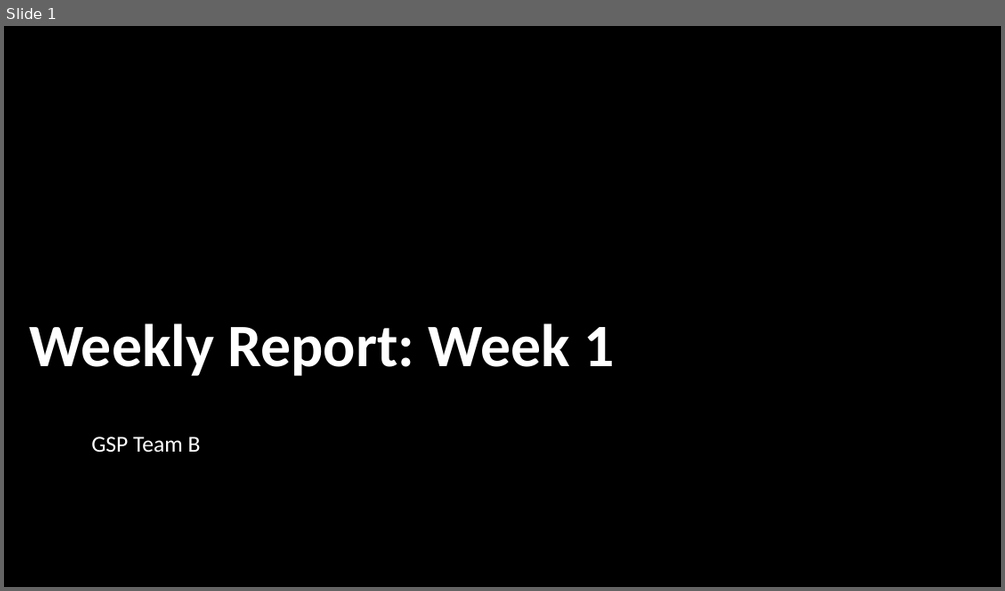
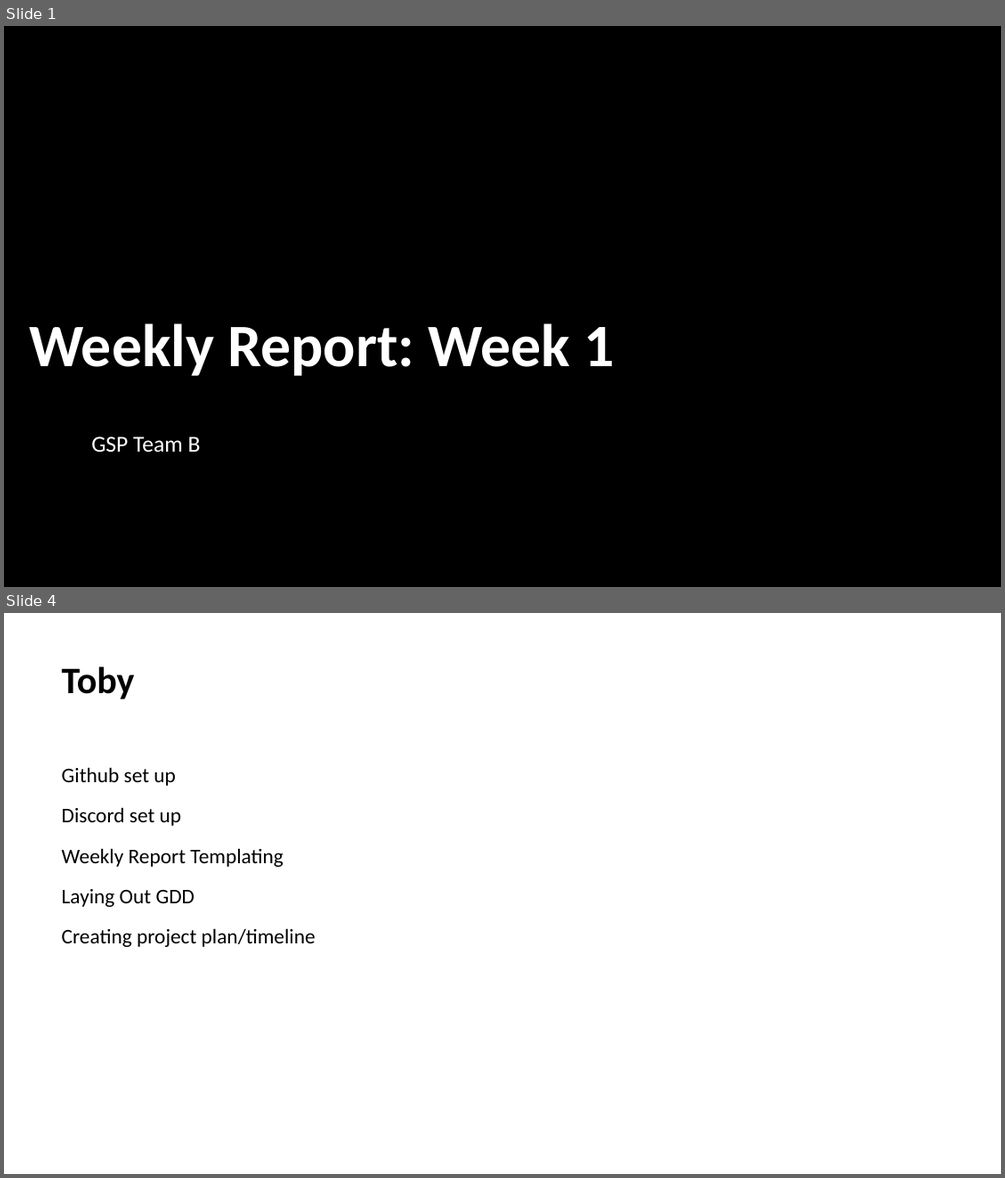
Before and after one commit to Toby-Withers/GSP-Team-B, a slide deck: Weekly Report 1.pptx. Shown one above the other, each under a label of ours: slide 1 before the commit, slides 1 and 4 after it; the slides between them are not shown. The pictures are 1005x591 and 1005x1178 pixels, drawn with LibreOffice and Linux fonts; fonts in the diff are those of the drawing; background and template pictures are left out. Boxes give left, top, right and bottom in pixels: in the first picture for what was removed or moved away, otherwise in the second. Text is boxed around its words. In the diff, an @@ line names an element or a change of style, - is before the commit and + after.

Commit message:
Weekly Report 1

```diff
--- a/Weekly Report 1.pptx
+++ b/Weekly Report 1.pptx
@@ slide 4 added at (x1=4, y1=613, x2=1001, y2=1174), background #FFFFFF @@
@@ title added at (x1=62, y1=666, x2=135, y2=699), 36 pt, text #000000, bold @@
+Toby
@@ text added at (x1=62, y1=767, x2=316, y2=947), 20 pt, text #000000 @@
+Github set up
+Discord set up
+Weekly Report Templating
+Laying Out GDD
+Creating project plan/timeline
```
Also in this commit, not shown: 2 slides changed, 10 other slides added, 5 slides removed, 3 other files.
